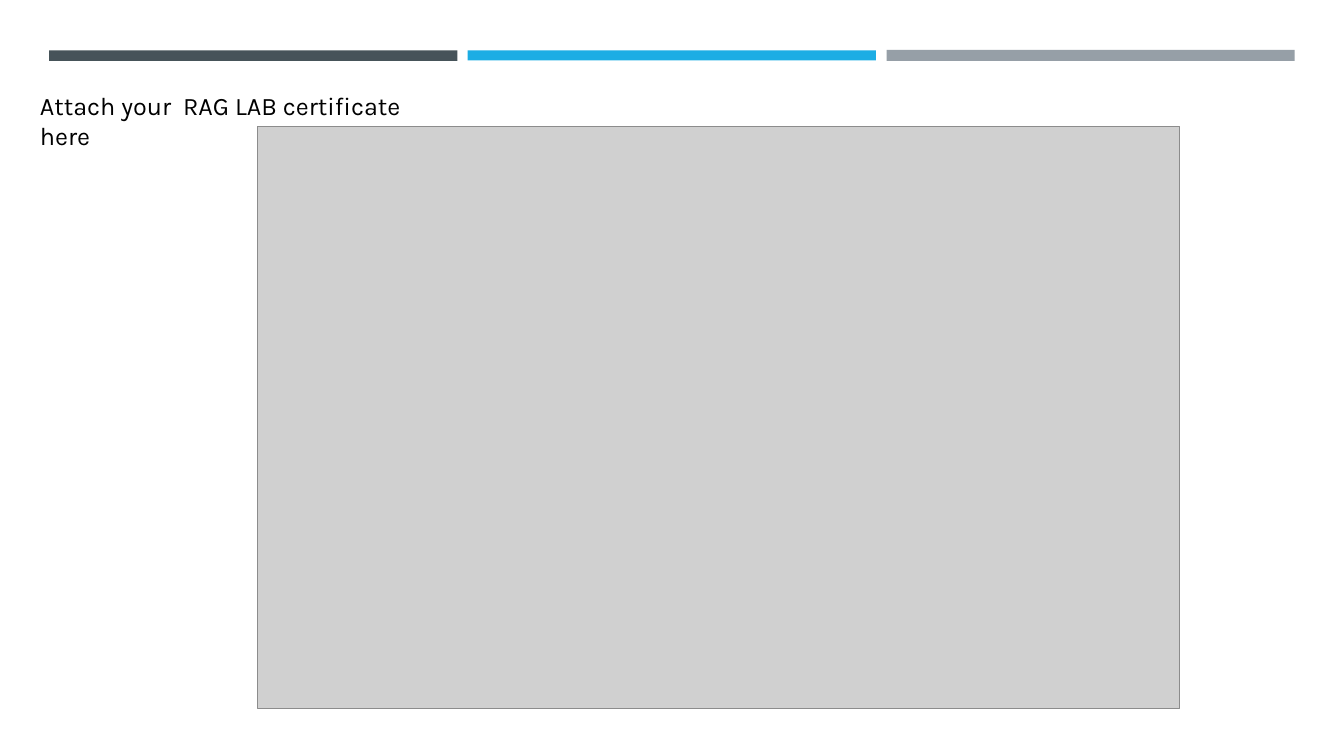
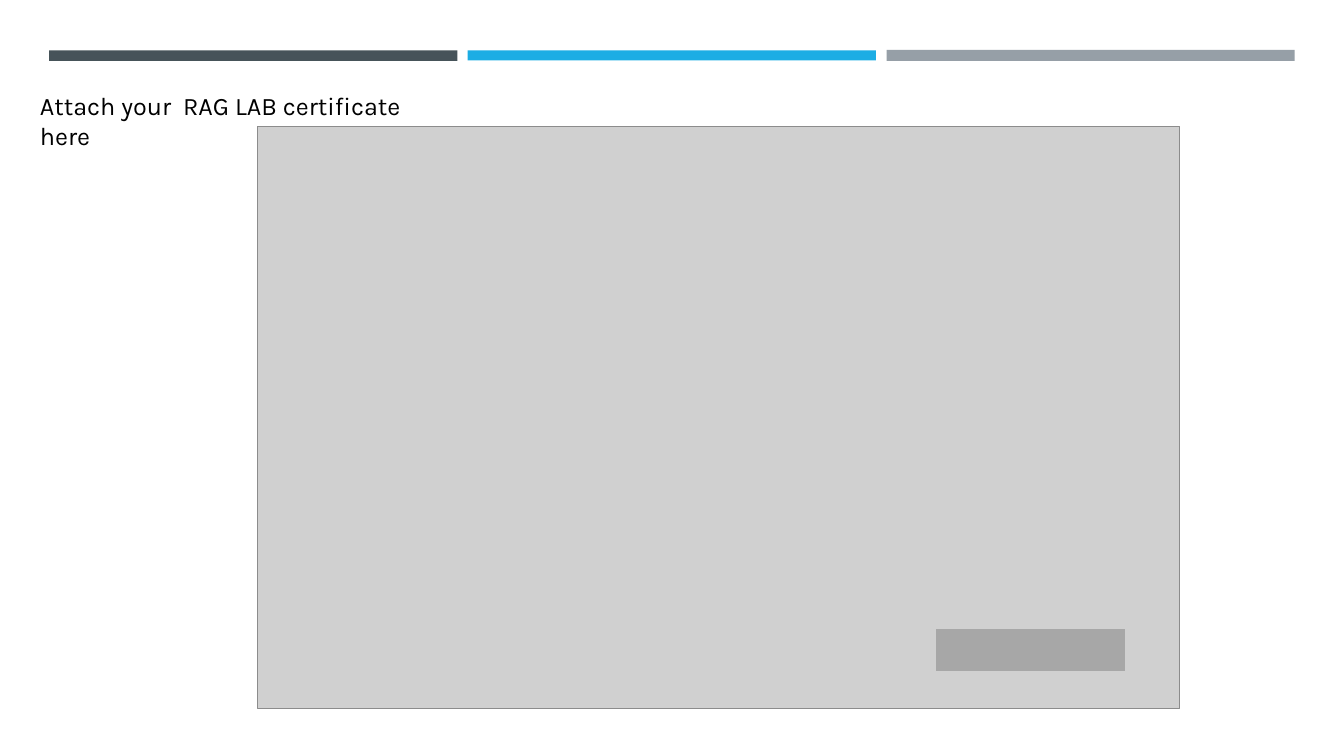
Before and after one commit to sajidkhnx/Health-Checker-AI-Agent-IBM-Intern-Project, a slide deck: slide 16 of Health Cheker AI Agent _Sajid_Project.pptx. Drawn at 1344x756 pixels with LibreOffice and Linux fonts; fonts in the diff are those of the drawing; grey boxes stand for pictures; background and template pictures are left out. Boxes give left, top, right and bottom in pixels: in the first picture for what was removed or moved away, otherwise in the second. Text is boxed around its words. In the diff, an @@ line names an element or a change of style, - is before the commit and + after.

```diff
--- a/Health Cheker AI Agent _Sajid_Project.pptx
+++ b/Health Cheker AI Agent _Sajid_Project.pptx
@@ rectangle added at (937, 630, 1125, 670), fill #A7A7A7, outline #A7A7A7 0.75 pt @@
```
Also in this commit, not shown: 1 other slide changed, 2 other files.
